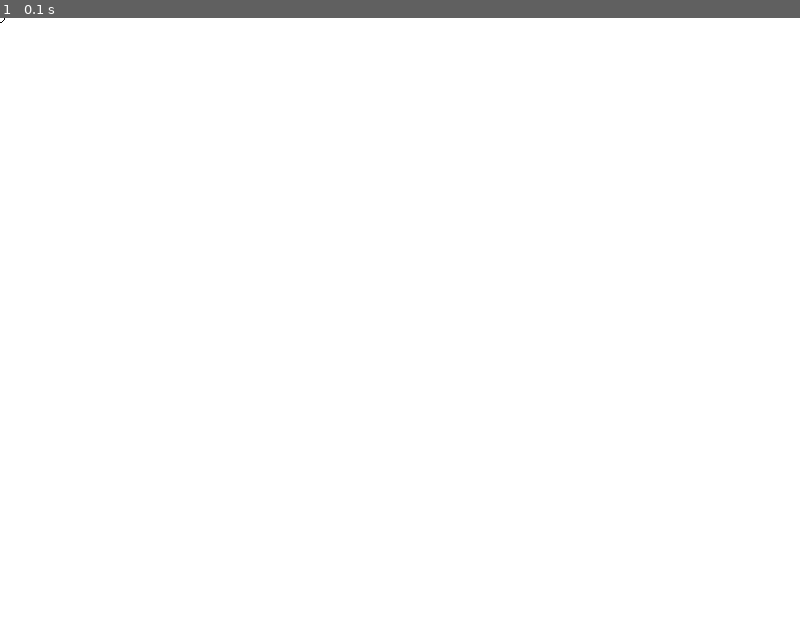
Above: before the commit, frame 1.
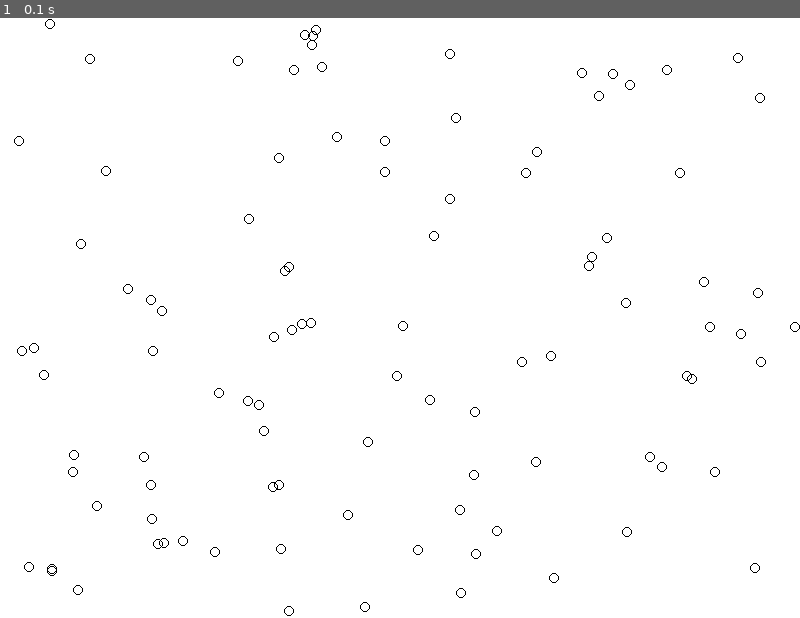
Above: after the commit, the same moment.

Repository: 123mjb/Python
Game: pygame game, started from CircleCreator.py
Same seed, same stepped clock (60 frames per second), same inputs: the game is played once before the commit and once after it.
Inputs:
- Up to frame 1 (0.1 s): no input

The runs differ from the first frame. In frame 1, 0.5% of the frame differs, in the area x 0-100%, y 0-100%.

Commit message:
Trying to fix randcircles

Diff:
--- a/CircleCreator.py
+++ b/CircleCreator.py
@@ -23,21 +23,28 @@
 def randcircles():
     global test1, test2, randcircleslistx, randcircleslisty, randcirclesx, randcirclesy
     for p in range(0, 100):
-        test1 = False
-        test2 = False
-        while test1 and test2:
+        test1 = True
+        test2 = True
+        while test1 or test2:
+            test1 = False
+            test2 = False
             randcirclesy = random.randrange(0, 600)
             randcirclesx = random.randrange(0, 800)
             for h in randcircleslistx:
-                if randcirclesx == h-10 or randcirclesx == h+10:
+                if randcirclesx == h-5 or randcirclesx == h+5:
                     test1 = True
+                else:
+                    test1 = False
             for t in randcircleslisty:
-                if randcirclesy == t-10 or randcirclesy == t+10:
+                if randcirclesy==t-5 or randcirclesy==t+5:
                     test2 = True
+                else:
+                    test2 = False
+            print(randcirclesx, randcirclesy)
 
         randcircleslistx.append(randcirclesx)
         randcircleslisty.append(randcirclesy)
-        randcirclesx = 0
+        randcirclesx=0
         randcirclesy=0
     print(randcircleslistx)
     print(randcircleslisty)
